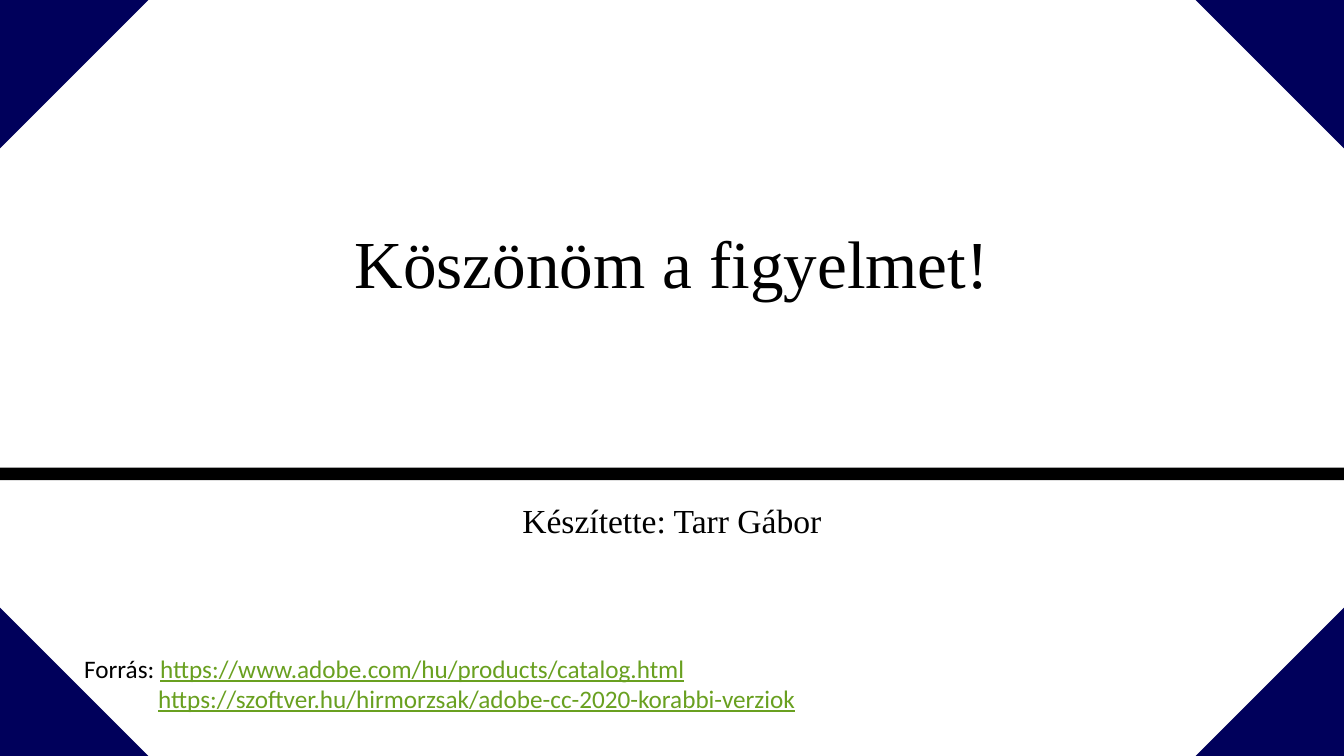
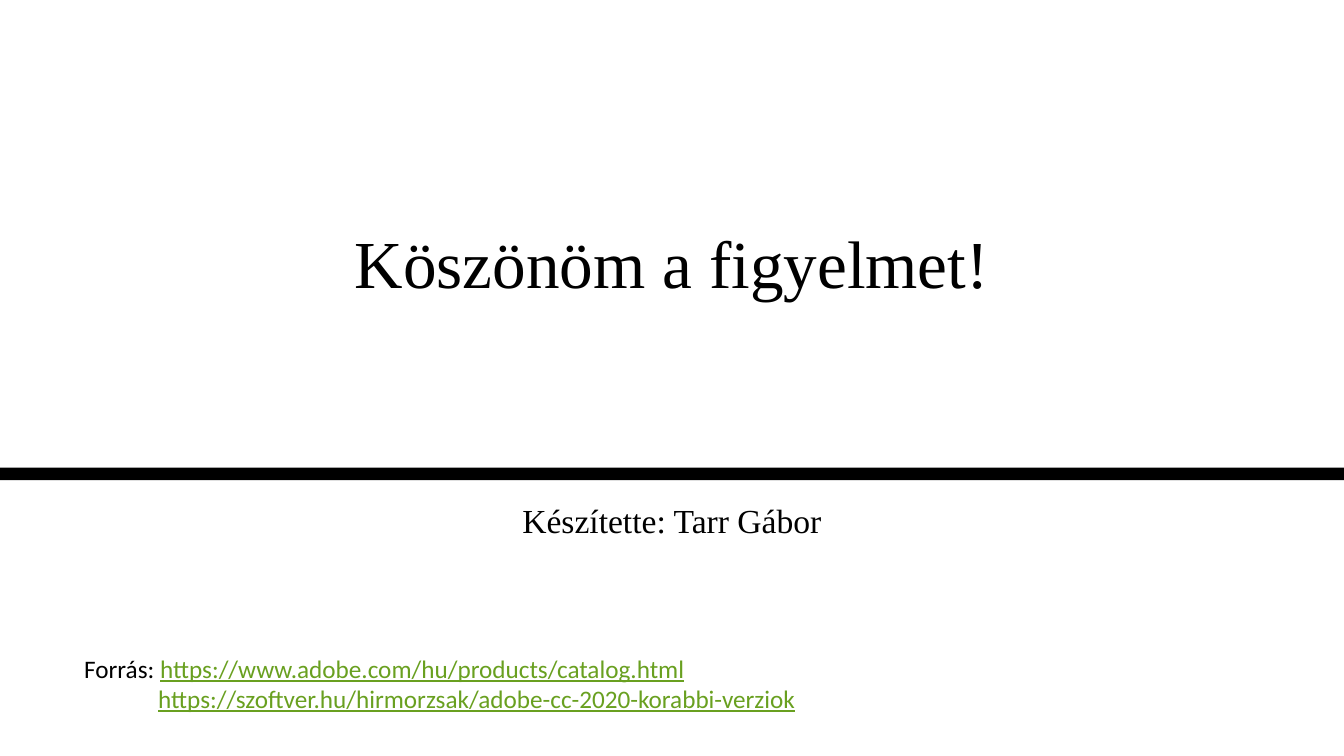
Before and after one commit to tarrgabor/paprika, a slide deck: slide 9 of beadandóTG.pptx. Drawn at 1344x756 pixels with LibreOffice and Linux fonts; fonts in the diff are those of the drawing. Boxes give left, top, right and bottom in pixels: in the first picture for what was removed or moved away, otherwise in the second. Text is boxed around its words. In the diff, an @@ line names an element or a change of style, - is before the commit and + after.

```diff
--- a/beadandóTG.pptx
+++ b/beadandóTG.pptx
@@ right triangle removed at box(0, 0, 148, 148) @@
@@ right triangle removed at box(1196, 0, 1344, 148) @@
@@ right triangle removed at box(0, 608, 148, 756) @@
@@ right triangle removed at box(1196, 608, 1344, 756) @@
```
Also in this commit, not shown: 8 other slides changed.
